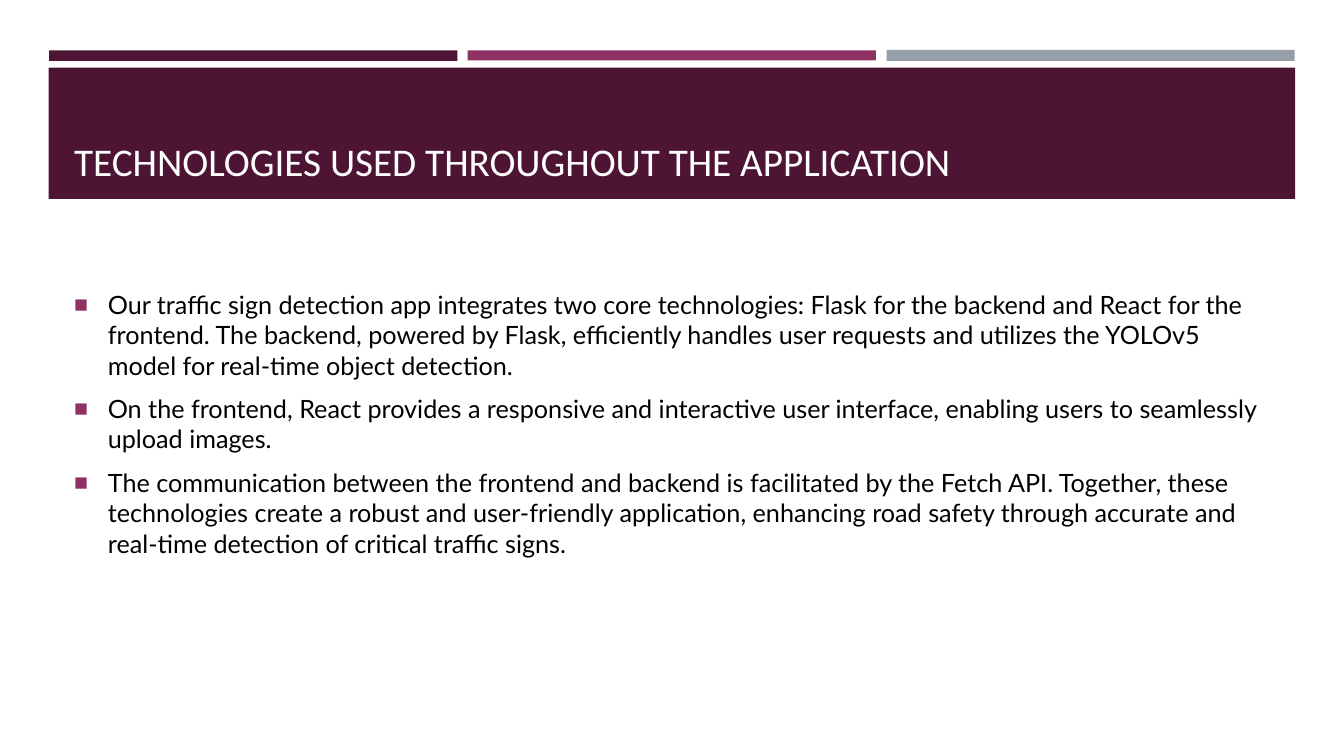
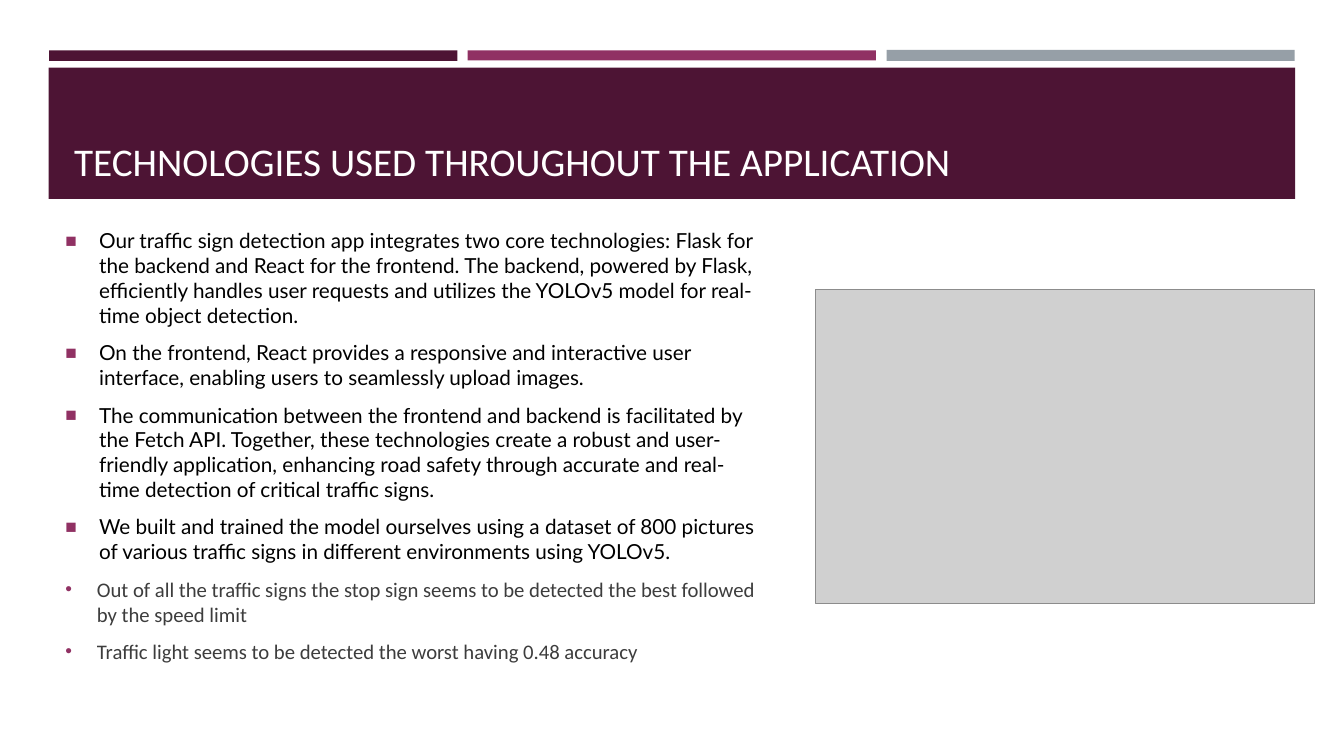
Before and after one commit to ddekiru/TrafficSignRecognition, a slide deck: slide 6 of Report/Traffic sign detection.pptx. Drawn at 1344x756 pixels with LibreOffice and Linux fonts; fonts in the diff are those of the drawing; grey boxes stand for pictures. Boxes give left, top, right and bottom in pixels: in the first picture for what was removed or moved away, otherwise in the second. Text is boxed around its words. In the diff, an @@ line names an element or a change of style, - is before the commit and + after.

Commit message:
ppt

```diff
--- a/Report/Traffic sign detection.pptx
+++ b/Report/Traffic sign detection.pptx
@@ text "Our traffic sign detection app ...": place and size @@
-text "Our traffic sign detection app ..." at (108,295,1257,557)
+text "Our traffic sign detection app ..." at (97,232,755,663)
@@ text at (99,232,753,501): size 18 to 14.8 pt in "Our traffic sign detection app integrates two ...", "On the frontend, React provides a responsive ...", "The communication between the frontend and backend ..." @@
@@ picture added at (816,290,1316,604) @@
@@ text at (97,518,755,663): paragraphs added @@
+■ We built and trained the model ourselves using a dataset of 800 pictures of various traffic signs in different environments using YOLOv5.
+• Out of all the traffic signs the stop sign seems to be detected the best followed by the speed limit
+• Traffic light seems to be detected the worst having 0.48 accuracy
```
Also in this commit, not shown: 3 other slides changed, 1 slide added.
